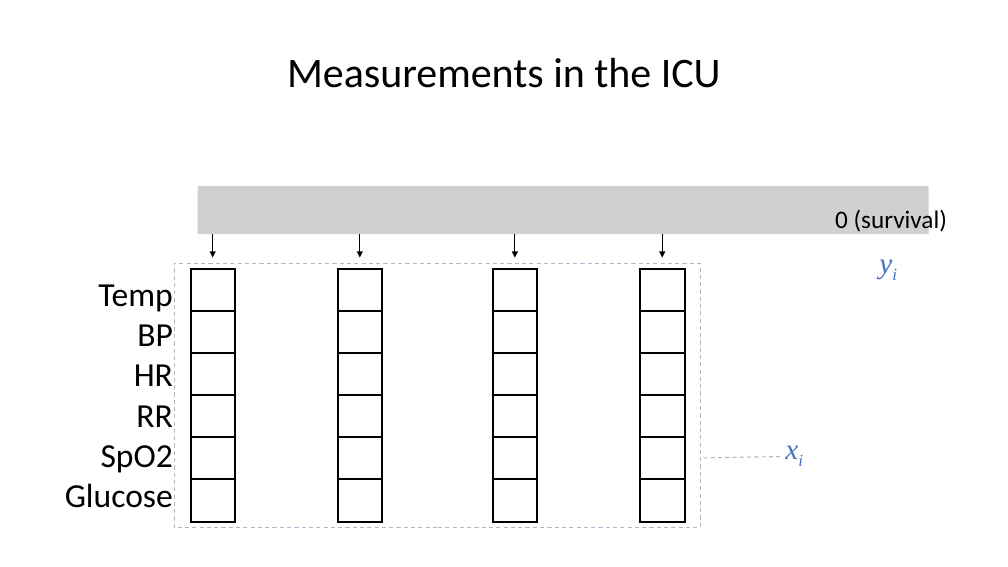
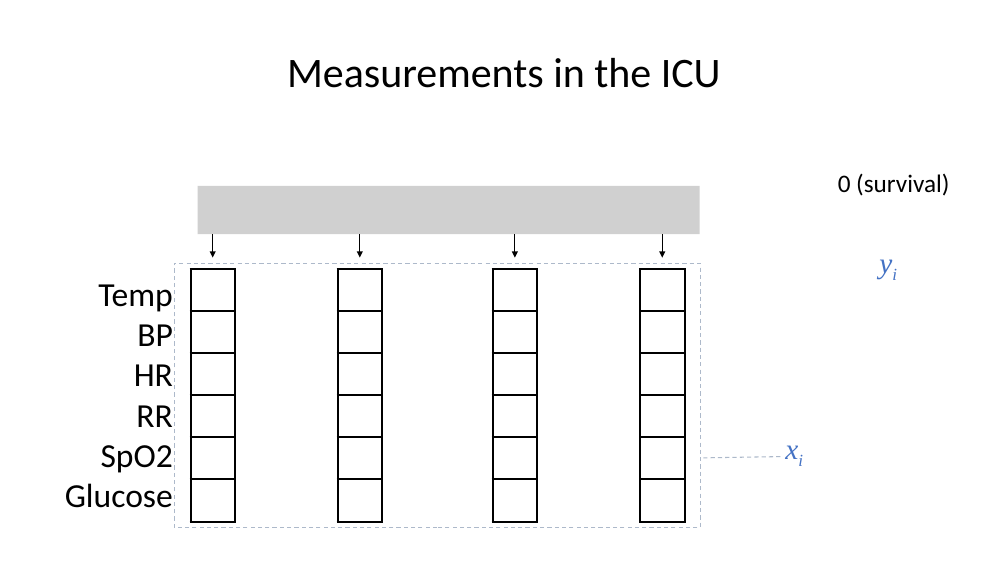
Before and after one commit to mengelhard/bsrt_ml4h, a slide deck: slide 7 of lectures/ll7.pptx. Drawn at 1008x567 pixels with LibreOffice and Linux fonts; fonts in the diff are those of the drawing; grey boxes stand for pictures. Boxes give left, top, right and bottom in pixels: in the first picture for what was removed or moved away, otherwise in the second. Text is boxed around its words. In the diff, an @@ line names an element or a change of style, - is before the commit and + after.

```diff
--- a/lectures/ll7.pptx
+++ b/lectures/ll7.pptx
@@ text "0 (survival)" rewrapped from [835,208,947,235] to [838,173,949,196] @@
@@ picture: place and size @@
-picture at [198,186,929,234]
+picture at [198,186,700,234]
```
Also in this commit, not shown: 1 other slide changed, 3 other files.
